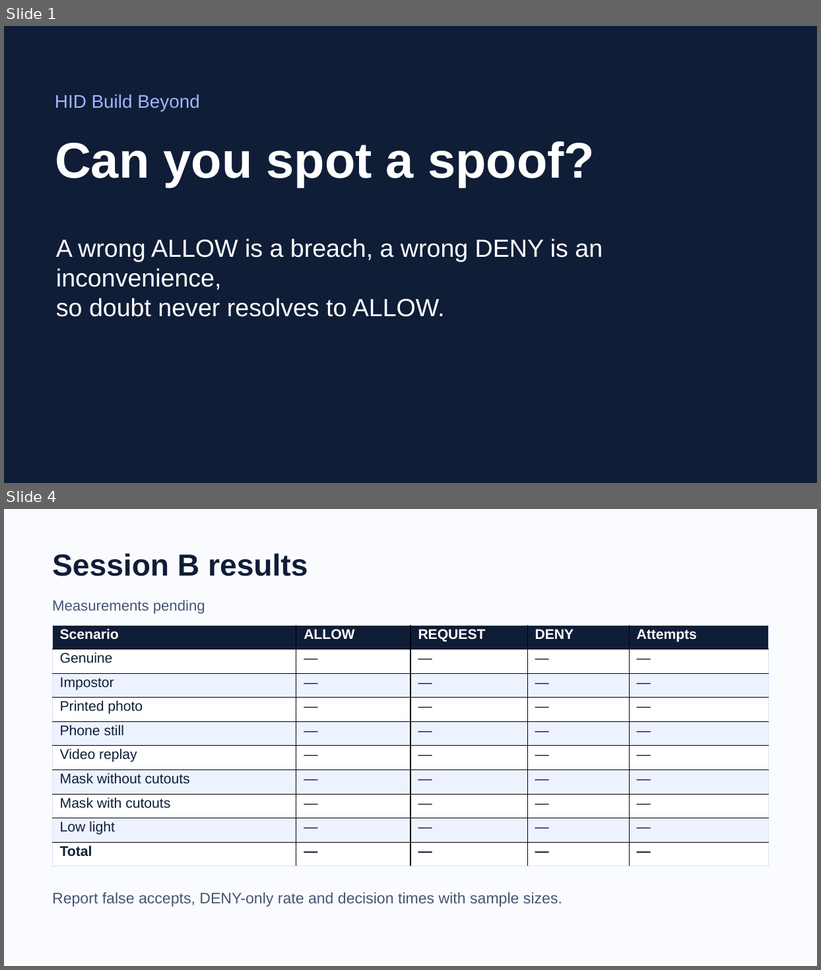
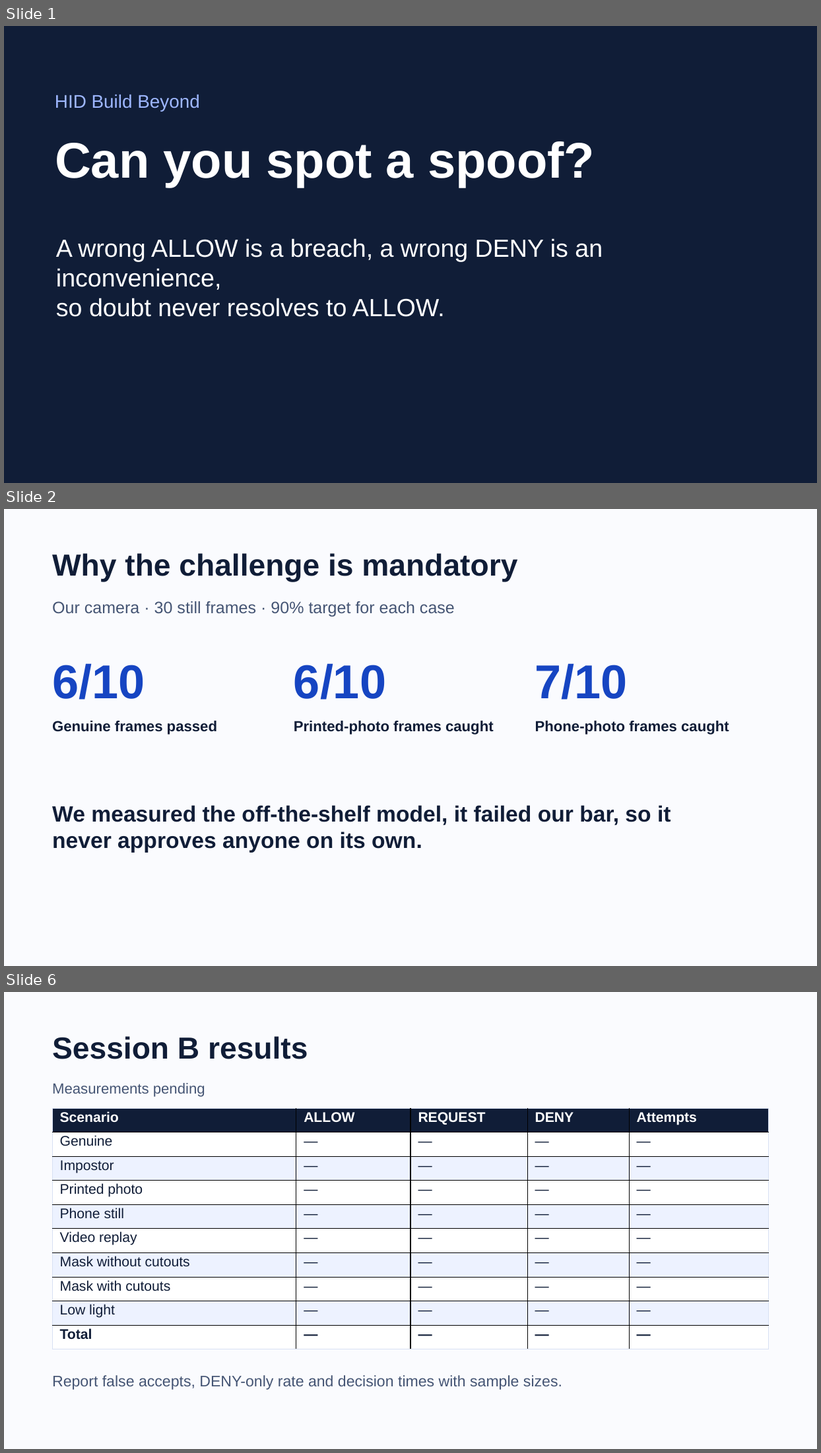
Before and after one commit to shestg28/Unemployed, a slide deck: docs/HID-demo.pptx. Shown one above the other, each under a label of ours: slides 1 and 4 before the commit, slides 1, 2 and 6 after it; the slides between them are not shown. The pictures are 821x970 and 821x1453 pixels, drawn with LibreOffice and Linux fonts; fonts in the diff are those of the drawing. Boxes give left, top, right and bottom in pixels: in the first picture for what was removed or moved away, otherwise in the second. Text is boxed around its words. In the diff, an @@ line names an element or a change of style, - is before the commit and + after.

Commit message:
Add mandatory challenge evidence and schedule-offline demo cases

```diff
--- a/docs/HID-demo.pptx
+++ b/docs/HID-demo.pptx
@@ slide 2 added at [4, 509, 817, 966], background #FAFBFE @@
@@ text added at [52, 553, 517, 582], 36 pt, text #101D37, bold @@
+Why the challenge is mandatory
@@ text added at [52, 601, 455, 617], 19.5 pt, text #455574 @@
+Our camera · 30 still frames · 90% target for each case
@@ text added at [52, 663, 145, 700], 56.2 pt, text #1645C2, bold @@
+6/10
@@ text added at [294, 663, 386, 700], 56.2 pt, text #1645C2, bold @@
+6/10
@@ text added at [535, 663, 628, 700], 56.2 pt, text #1645C2, bold @@
+7/10
@@ text added at [52, 721, 217, 735], 17.2 pt, text #101D37, bold @@
+Genuine frames passed
@@ text added at [294, 721, 494, 735], 17.2 pt, text #101D37, bold @@
+Printed-photo frames caught
@@ text added at [535, 721, 729, 735], 17.2 pt, text #101D37, bold @@
+Phone-photo frames caught
@@ text added at [52, 805, 671, 853], 26.2 pt, text #101D37, bold @@
+We measured the off-the-shelf model, it failed our bar, so it never approves anyone on its own.
@@ what was slide 4 is now slide 6 @@
```
Also in this commit, not shown: 2 slides changed, 1 other slide added, 2 other files.
